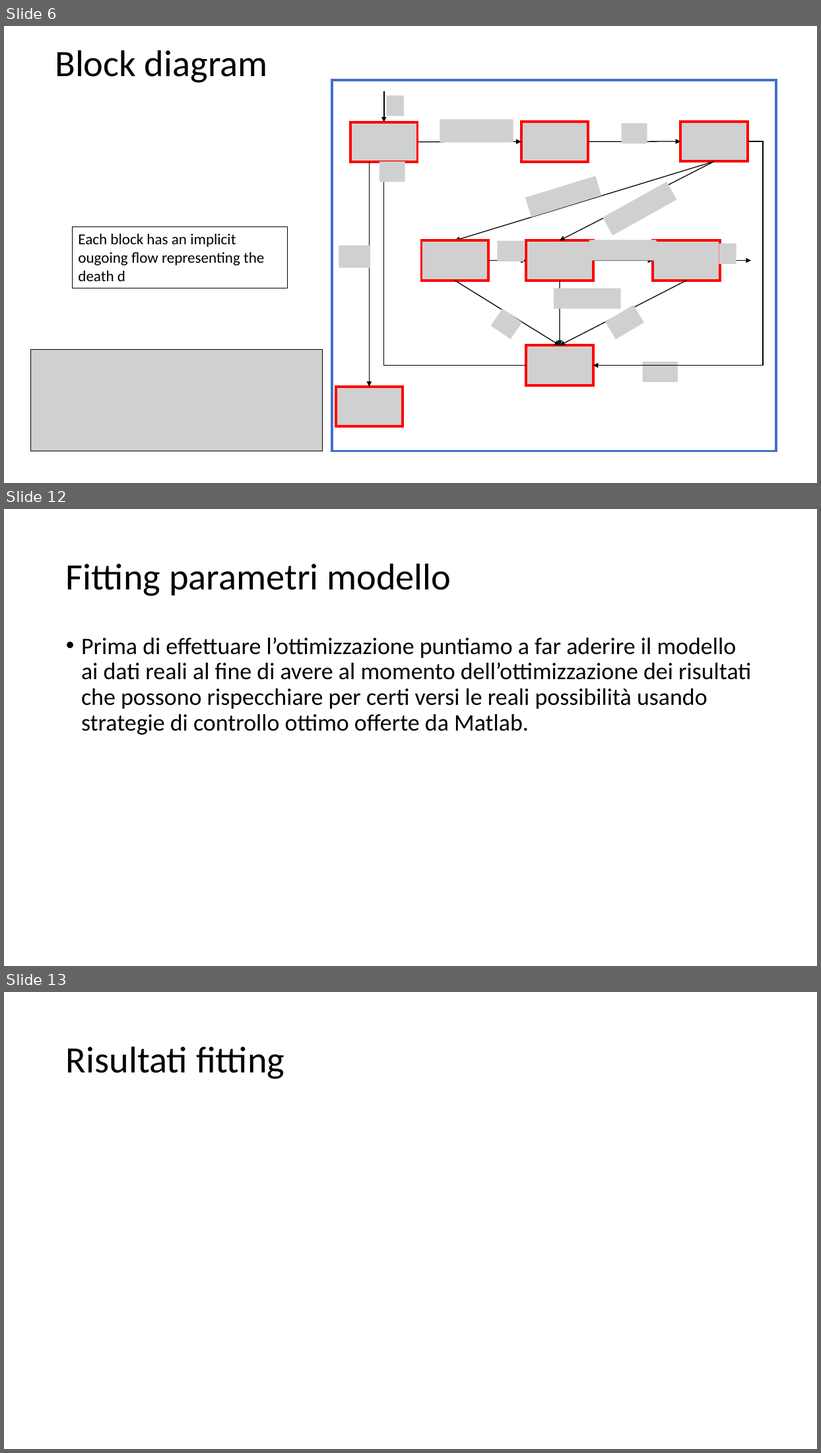
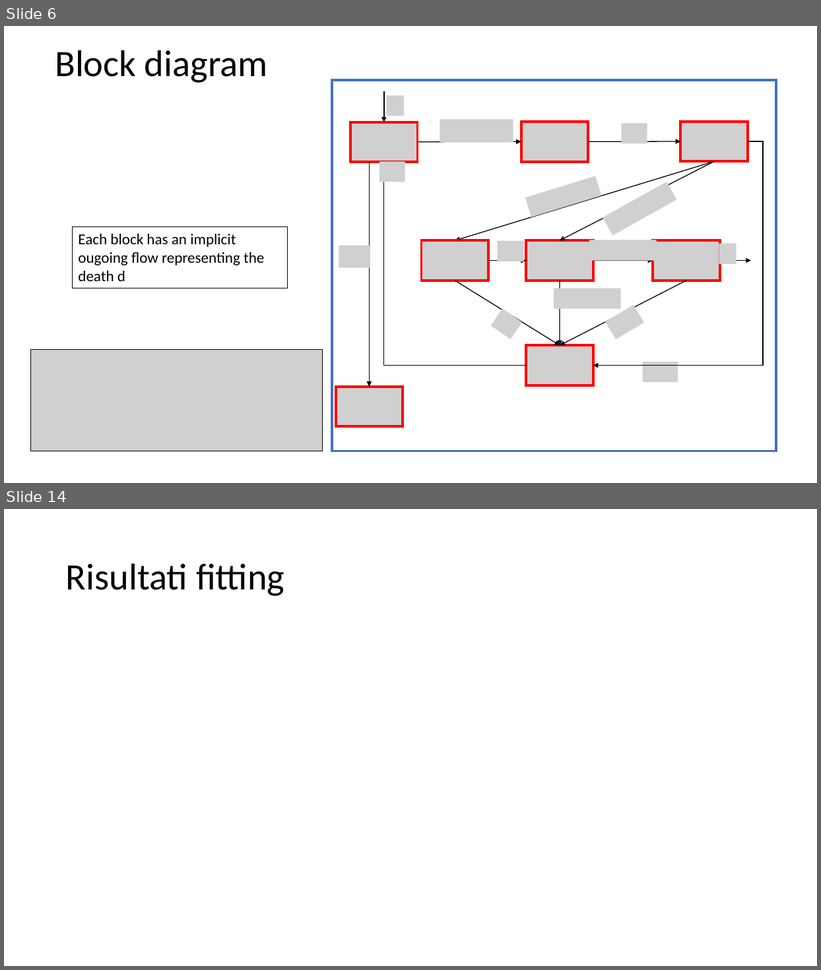
Before and after one commit to spbisc97/covid-optimal-control, a slide deck: PowerPoint/Optimal control strategies to prevent the hospital beds collapse during COVID-19 outbreak.pptx. Shown one above the other, each under a label of ours: slides 6, 12 and 13 before the commit, slides 6 and 14 after it; the slides between them are not shown. The pictures are 821x1453 and 821x970 pixels, drawn with LibreOffice and Linux fonts; fonts in the diff are those of the drawing; grey boxes stand for pictures. Boxes give left, top, right and bottom in pixels: in the first picture for what was removed or moved away, otherwise in the second. Text is boxed around its words. In the diff, an @@ line names an element or a change of style, - is before the commit and + after.

```diff
--- a/PowerPoint/Optimal control strategies to prevent the hospital beds collapse during COVID-19 outbreak.pptx
+++ b/PowerPoint/Optimal control strategies to prevent the hospital beds collapse during COVID-19 outbreak.pptx
@@ slide 12 removed at (4,509,817,966), background #FFFFFF @@
@@ title removed at (66,563,451,596) @@
-Fitting parametri modello
@@ text removed at (81,638,751,735) @@
-• Prima di effettuare l’ottimizzazione puntiamo a far aderire il modello ai dati reali al fine di avere al momento dell’ottimizzazione dei risultati che possono rispecchiare per certi versi le reali possibilità usando strategie di controllo ottimo offerte da Matlab.
@@ what was slide 13 is now slide 14 @@
```
Also in this commit, not shown: 2 slides changed, 5 slides added, 3 other slides removed, 1 other file.
